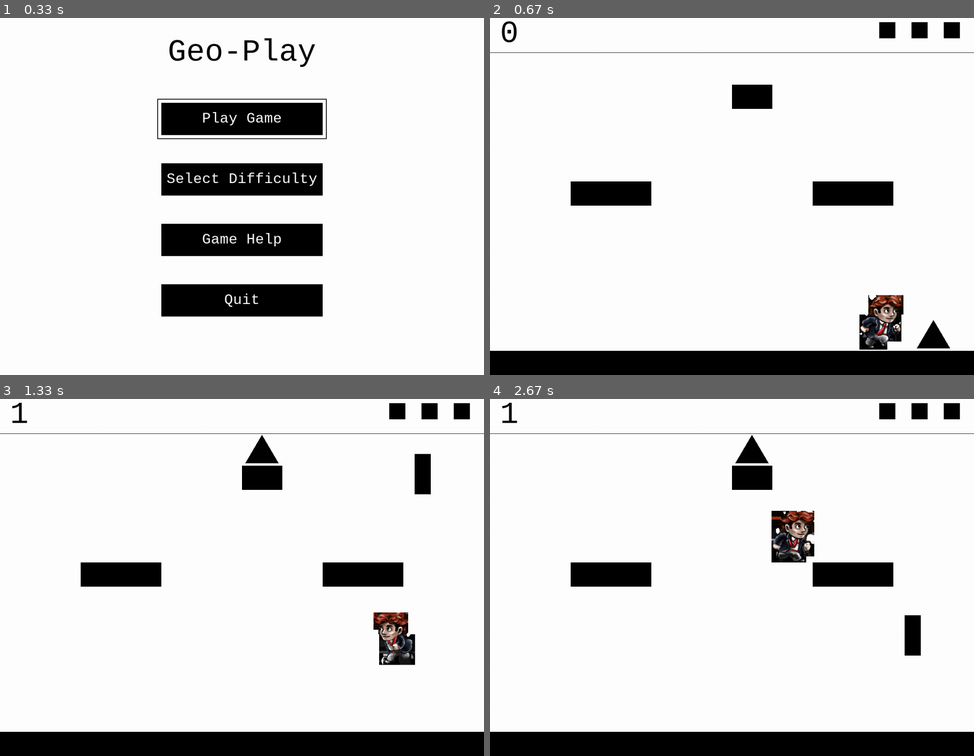
Above: before the commit, frames 1-4 (two rows, left to right).
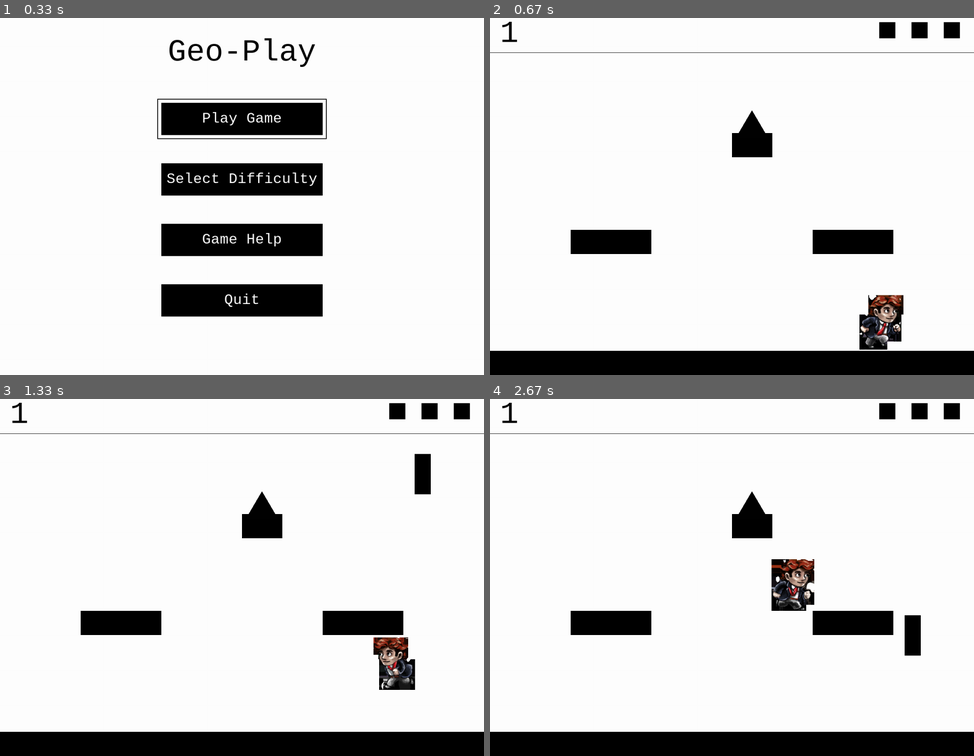
Above: after the commit, the same moments.

Repository: stevenacalhoun/geoplay
Game: pygame game, started from geometricPlay.py
Two runs of this game, one before a commit and one after it. Both use one fixed random seed, a clock stepped at 60 frames per second and the inputs below.
Inputs:
- Up to frame 1 (0.33 s): no input
- Up to frame 2 (0.67 s): tap Enter at 0.33 s
- Up to frame 3 (1.33 s): hold Right 0.67-1.13 s; hold Left from 1.17 s (still down); tap Space at 1.23 s
- Up to frame 4 (2.67 s): tap Space at 1.53, 1.8, 2.1, 2.23, 2.53 s; release Left at 1.7 s; hold Left 1.73-2.13 s; hold Right from 2.17 s (still down)

Frame 1 is identical in both runs. In frame 2, 6.2% of the frame differs, in the area x 2-96%, y 0-93%; in frame 3, 7.2%; in frame 4, 8.4%, in the area x 16-84%, y 10-67%.

Commit message:
Added spawn locations to the level design instead of being spawned on platfoms

Diff:
--- a/levels.py
+++ b/levels.py
@@ -33,6 +33,7 @@
 
   def generateLevel(self):
     platformLocs = []
+    triangleLocs = []
 
     numRows = len(self.levelTiles)
     numColumns = len(self.levelTiles[0])
@@ -48,9 +49,20 @@
     platformLoc = 0
 
     # Walk over every row in the level
-    for row in self.levelTiles:
+    for rowNum, row in enumerate(self.levelTiles):
       # Walk over every tile in the row
-      for tile in row:
+      for tileNum, tile in enumerate(row):
+        # T stands for a triangle spawn location
+        if tile == "T":
+          # If there is a t that means position it between the two tiles
+          if row[tileNum+1] == "t":
+            triangleLoc = (currentXLoc + tileWidth), (currentYLoc)
+            triangleLocs.append(triangleLoc)
+          # Otherwise just position it in the middle of the tile
+          else:
+            triangleLoc = (currentXLoc + (tileWidth/2)), (currentYLoc)
+            triangleLocs.append(triangleLoc)
+            pass
         # P stands for platform
         if tile == "P":
           # If we are currently building a platform, create it
@@ -89,7 +101,7 @@
     platformLocs.append([platformLoc, (platformWidth+tileWidth, tileHeight)])
 
     # Return the platform locations and starting location
-    return platformLocs, startingLoc
+    return platformLocs, triangleLocs, startingLoc
 
 class Level_01(Level):
    def __init__(self):
@@ -97,18 +109,18 @@
     "____________",
     "____________",
     "____________",
+    "____________",
+    "______T_____",
     "______P_____",
     "____________",
     "____________",
-    "____________",
+    "__Tt____Tt__",
     "__Pp____Pp__",
-    "____________",
-    "____________",
     "____________",
     "_________S__",
     "____________",
-    "____________",
-    "PppPppPppPpp"]
+    "_T___T___T__",
+    "Pppppppppppp"]
 
 class Level_02(Level):
   def __init__(self):
--- a/lib/scenes.py
+++ b/lib/scenes.py
@@ -155,7 +155,7 @@
     self.screen.fill(WHITE)
 
     # Generate all the sprites for the level
-    platformLocs, self.startingLoc = self.level.generateLevel()
+    platformLocs, self.triangleLocs, self.startingLoc = self.level.generateLevel()
 
     # Draw the hud
     self.HUD = HUD(self.screen)
@@ -179,8 +179,10 @@
 
     self.platformSpriteGroup.draw(self.screen)
 
-    platform = random.choice(self.platforms)
-    self.triangleSpriteGroup.add(platform.spawnTriangle())
+    triangleLoc = random.choice(self.triangleLocs)
+    self.spawnTriangle(triangleLoc)
+    # platform = random.choice(self.platforms)
+    # self.triangleSpriteGroup.add(platform.spawnTriangle())
 
 
     # Keep up with when we need to draw a new rectangle rain
@@ -274,8 +276,10 @@
           self.removeTriangle(triangle)
           triangle = None
 
-      platform = random.choice(self.platforms)
-      self.triangleSpriteGroup.add(platform.spawnTriangle())
+      triangleLoc = random.choice(self.triangleLocs)
+      self.spawnTriangle(triangleLoc)
+      # platform = random.choice(self.platforms)
+      # self.triangleSpriteGroup.add(platform.spawnTriangle())
 
       self.HUD.addPoints(captureCount)
 
